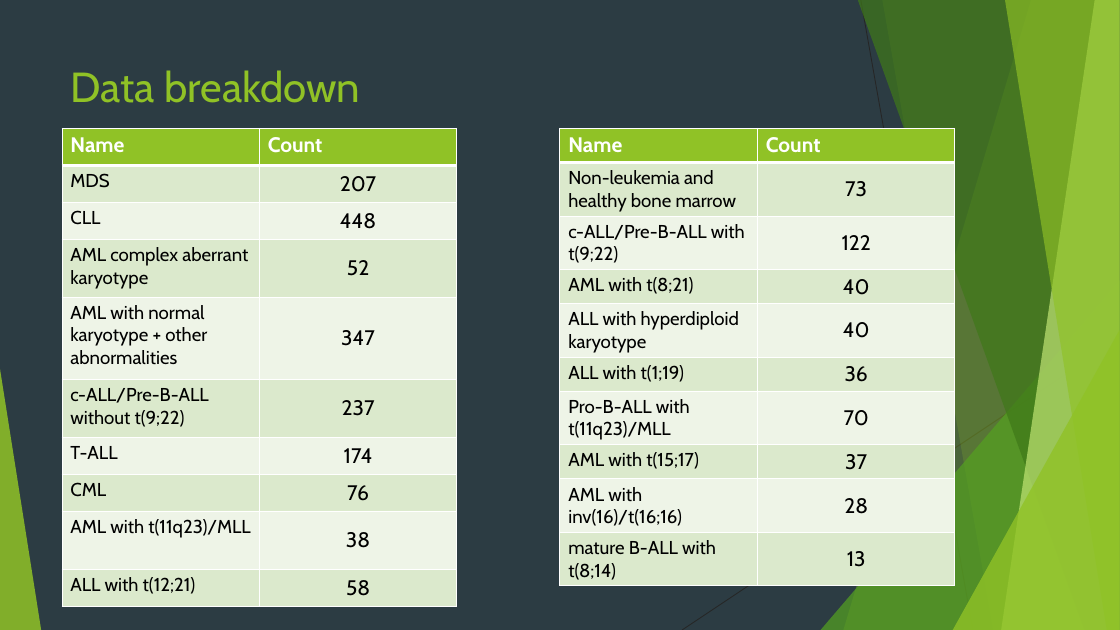
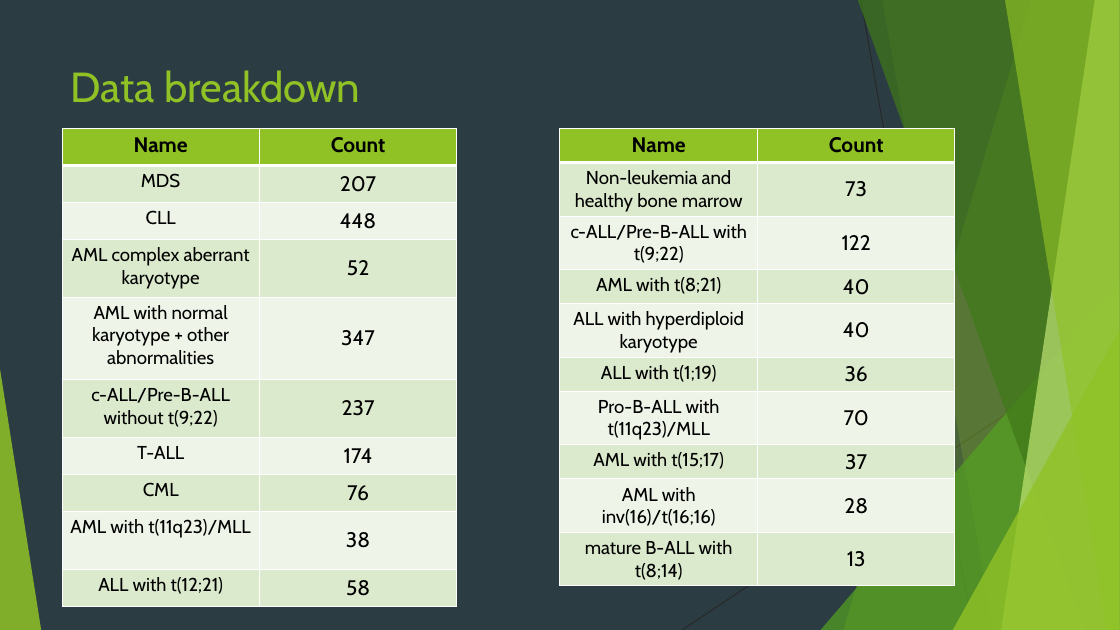
Before and after one commit to nowei/leukemia-classification, a slide deck: slide 4 of Leukemia Detection.pptx. Drawn at 1120x630 pixels with LibreOffice and Linux fonts; fonts in the diff are those of the drawing. Boxes give left, top, right and bottom in pixels: in the first picture for what was removed or moved away, otherwise in the second. Text is boxed around its words. In the diff, an @@ line names an element or a change of style, - is before the commit and + after.

```diff
--- a/Leukemia Detection.pptx
+++ b/Leukemia Detection.pptx
@@ table at [62, 129, 457, 607] @@
@@ text colour #FFFFFF to #000000 in "Name", "Count" @@
@@ alignment left to centre @@
@@ table at [560, 129, 955, 607] @@
@@ text colour #FFFFFF to #000000 in "Name", "Count" @@
@@ alignment left to centre @@
```
Also in this commit, not shown: 13 other slides changed, 10 slides added, 6 slides removed, 15 other files.
